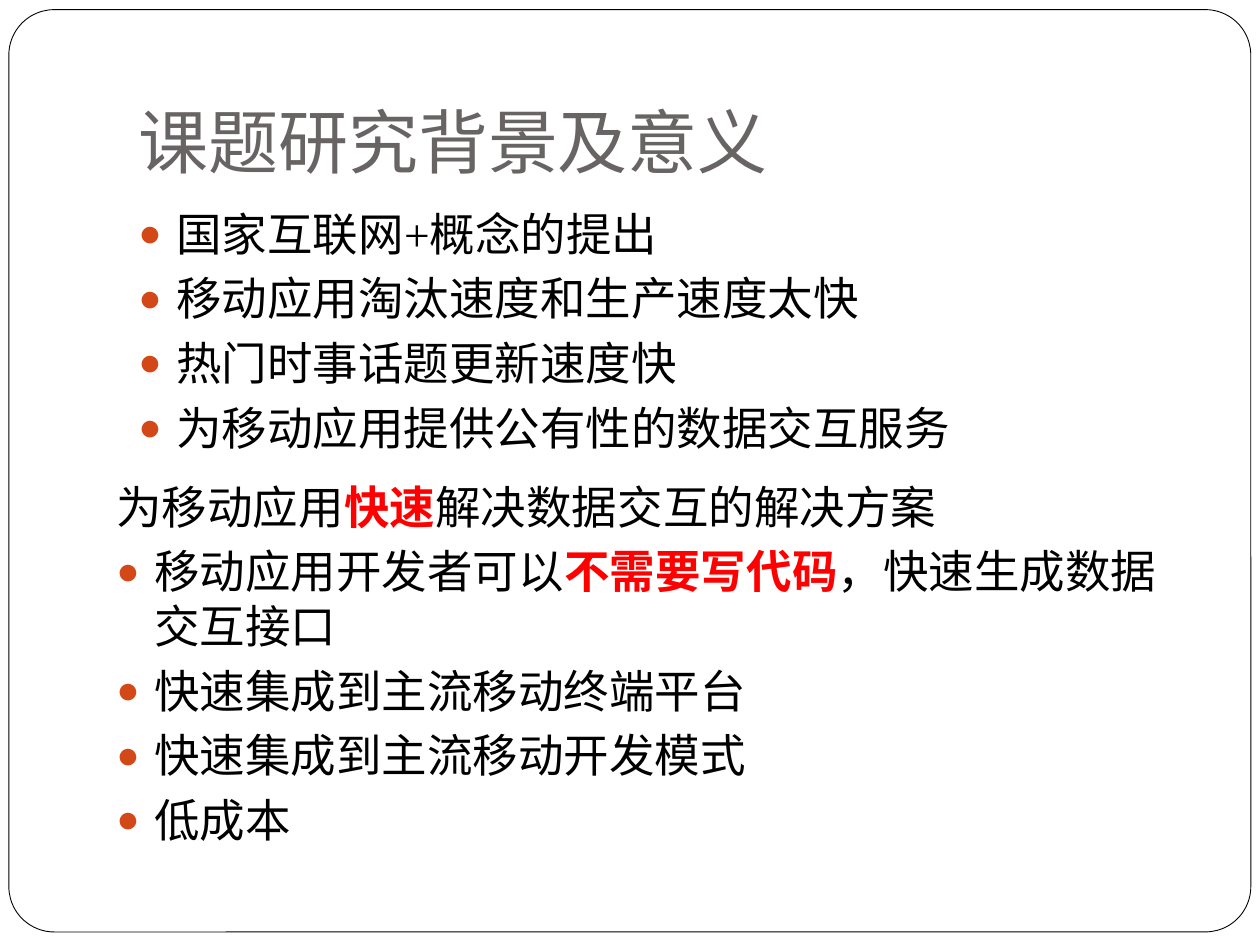
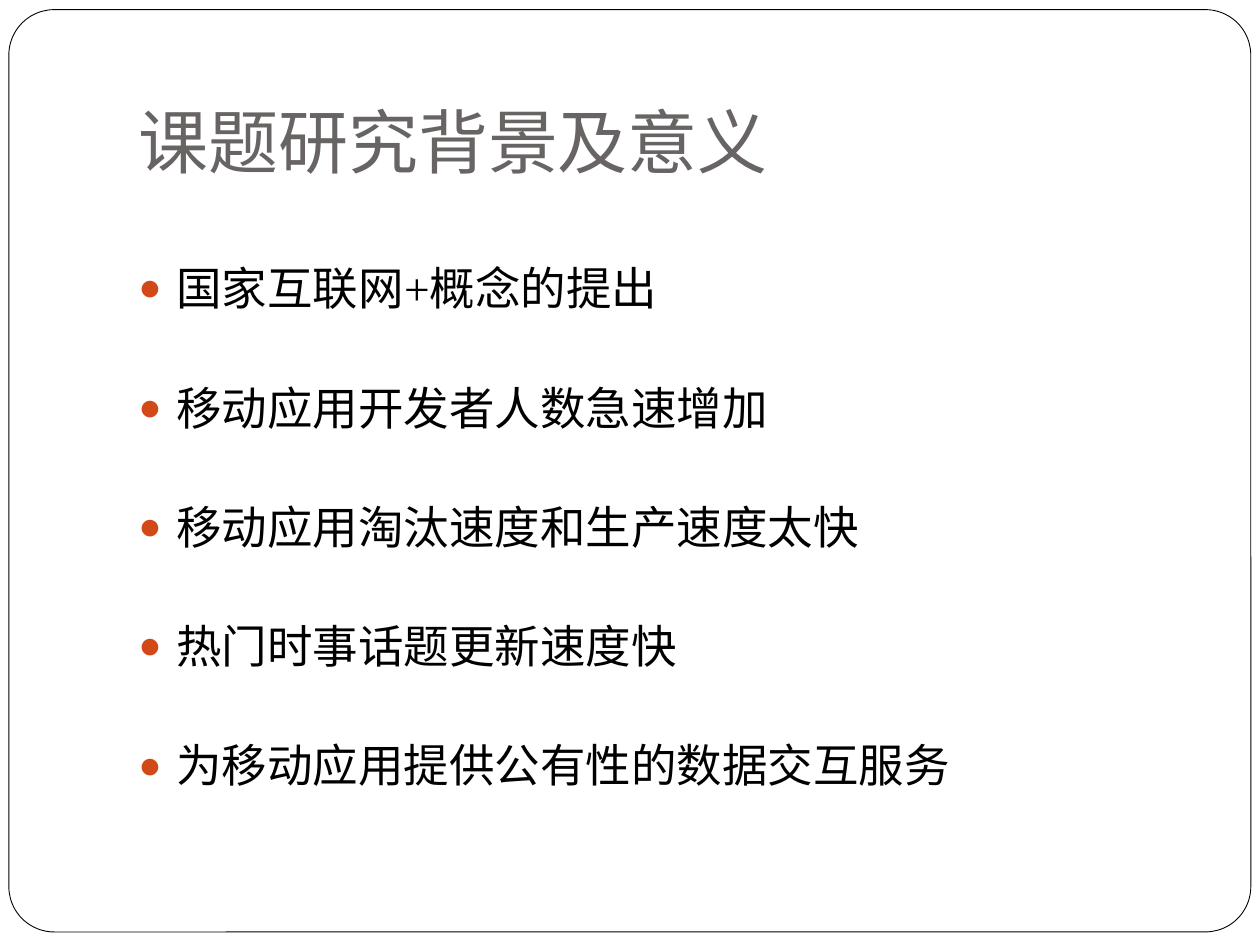
Before and after one commit to alucard263096/MyPaper, a slide deck: slide 2 of 论文PPT.pptx. Drawn at 1260x945 pixels with LibreOffice and Linux fonts; fonts in the diff are those of the drawing. Boxes give left, top, right and bottom in pixels: in the first picture for what was removed or moved away, otherwise in the second. Text is boxed around its words. In the diff, an @@ line names an element or a change of style, - is before the commit and + after.

```diff
--- a/论文PPT.pptx
+++ b/论文PPT.pptx
@@ text at <box>176,266,950,786</box>: line spacing 1 to 2 @@
@@ text at <box>176,386,768,429</box>: paragraph added @@
+● 移动应用开发者人数急速增加
@@ text removed at <box>116,485,1156,841</box> @@
-为移动应用快速解决数据交互的解决方案
-● 移动应用开发者可以不需要写代码，快速生成数据交互接口
-● 快速集成到主流移动终端平台
-● 快速集成到主流移动开发模式
-● 低成本
```
Also in this commit, not shown: 8 other slides changed, 2 slides added, 5 slides removed, 1 other file.
